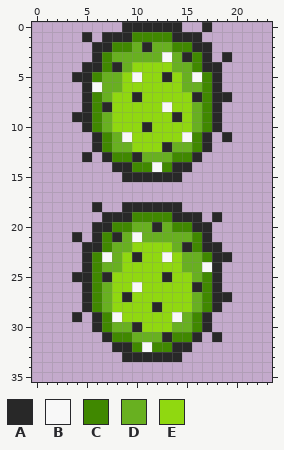
File history of a pixel-art sprite, Expanded Enemies/Pokeys/[Skins]/SMB3/effect-861.png. This is how it looked before the edit.
The file is 48x72 pixels, drawn in blocks of 2x2; one block is one cell here.
Palette (. is transparent): A #282828  B #f8f8f8  C #408800  D #68b020  E #90d810
New version:
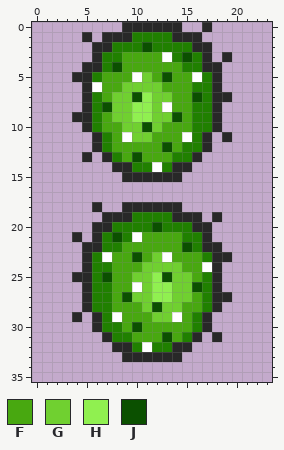
Colours new in this view: F #48a810  G #70d030  H #90f050  J #0b5000
What changed:
colour B: #f8f8f8 -> #ffffff
colour C: #408800 -> #208000
Changed rows in their new state; - is a pixel that keeps its letter.
first column x 7:
 2 ---CJCC---
 3 -CFFFF-CJ-
 4 -JFFFFFFC-
 5 FFF-GFJFF-
 6 FFGGGGFFFC
 7 FGGJHGGFFJ
 8 JGGHHG-FFC
 9 FGGHHGGJFC
10 FFGGJGFFFC
11 -F-GGFFF--
12 -FFFFFJFC-
13 --FJFFF---
first column x 7:
20 ---CCJC---
21 -JC-FFFFC-
22 -CFFFFFFJ-
23 -FFJFG-FFF
24 CFFFGGGGFF
25 JFFGGHJGGF
26 CFF-GHHGGJ
27 CFJGGHHGGF
28 CFFFGJGGFF
29 --FFFGG-F-
30 -CFJFFFFF-
31 ---FFFJF--
Changed places in both pictures, as pixel boxes (x1, y1, x2, y2):
changed: (92, 32, 212, 172)
changed: (92, 212, 212, 352)
